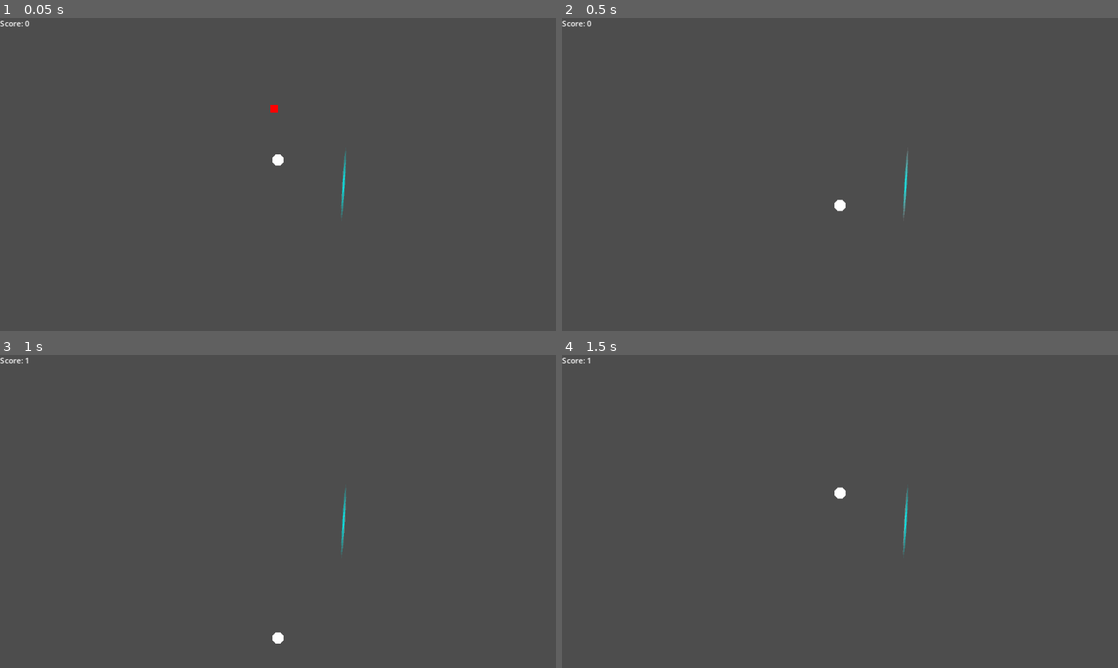
Above: before the commit, frames 1-4 (two rows, left to right).
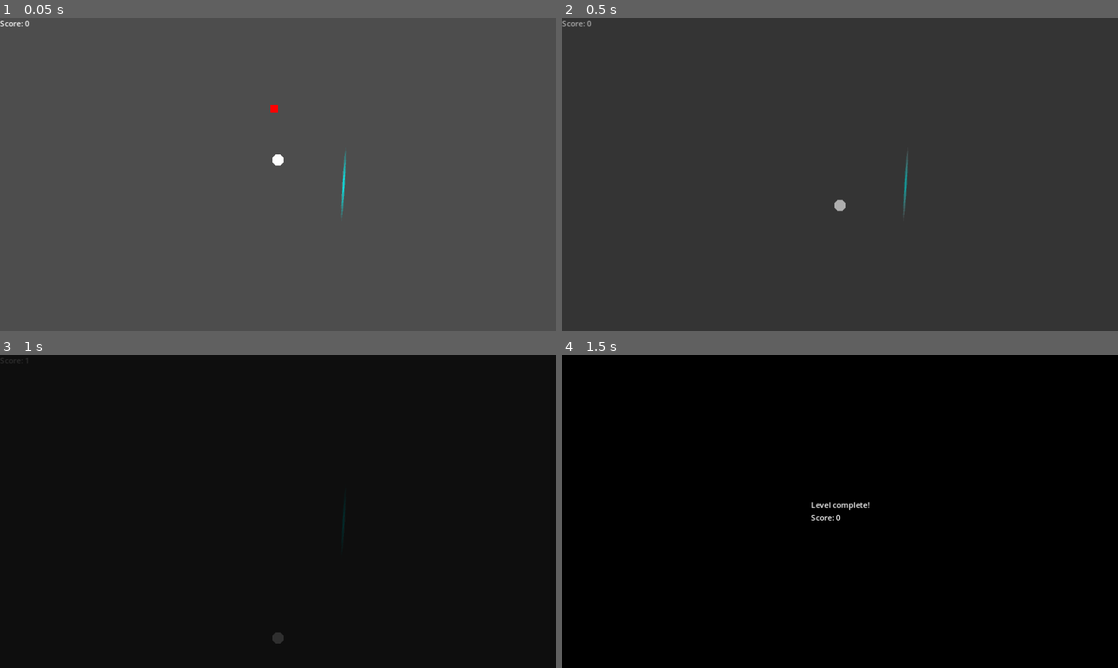
Above: after the commit, the same moments.

Repository: sparkworm/Jameplay2025
Game: Godot game, scene res://scenes/levels/test_level.tscn
Two runs of this game, one before a commit and one after it. Both use one fixed random seed, a clock stepped at 60 frames per second and the inputs below. This scene is started directly instead of the project's main scene. The engine's default icon, where the game draws it, is replaced by a stand-in: a white triangle on a blue panel in a dark square.
Inputs (mouse positions are in pixels of both pictures, inside the frame that each line leads up to):
- Up to frame 1 (0.05 s): no input
- Up to frame 2 (0.5 s): no input
- Up to frame 3 (1 s): move the mouse to (400, 495) at 0.52 s; right-click (400, 495) at 0.6 s
- Up to frame 4 (1.5 s): move the mouse to (728, 527) at 1.27 s; click (728, 527) at 1.35 s

Frame 1 is identical in both runs. In frame 2, 100% of the frame differs, in the area x 0-100%, y 0-100%; in frame 3, 100%; in frame 4, 100%.

Commit message:
Added level transition to show score

Diff:
--- a/scenes/parent/game_scene.gd
+++ b/scenes/parent/game_scene.gd
@@ -12,8 +12,12 @@
 	pass
 
 ## Creates exit fade or other effects, then calls a transition to the next level
-func exit_transition(next_level: Scenes.ID) -> void:
-	MessageBus.change_scene.emit(next_level)
+func exit_transition() -> void:
+	to_next_level()
+
+func to_next_level() -> void:
+	MessageBus.change_scene.emit(Scenes.level_after(scene_name))
+
 
 func reload_scene() -> void:
 	MessageBus.change_scene.emit(scene_name)
--- a/scenes/parent/level.gd
+++ b/scenes/parent/level.gd
@@ -11,16 +11,24 @@
 @onready var score_label: Label = %ScoreLabel
 @onready var ball: Ball = $Ball
 @onready var tiles: Tiles = $Tiles
+@onready var screen_fade: ColorRect = $LevelUI/LevelCompleteUI/ScreenFade
+@onready var level_complete_label: Label = $LevelUI/LevelCompleteUI/LevelCompleteLabel
+
 
 var last_barrier: PlayerBarrier
 var score: float = 0.0
 
 func _ready() -> void:
 	ball.obstacle_hit.connect(Callable(self, "hit_obstacle"))
-	tiles.tiles_cleared.connect(Callable(self, "level_end"))
+	tiles.tiles_cleared.connect(Callable(self, "exit_transition"))
 
-func level_end() -> void:
-	MessageBus.change_scene.emit(Scenes.level_after(scene_name))
+func exit_transition() -> void:
+	level_complete_label.text = str("Level complete!\nScore: ", floor(score))
+	var tween: Tween = get_tree().create_tween()
+	tween.tween_property(screen_fade, "color", Color(0,0,0,1), 1)
+	tween.tween_callback(Callable(level_complete_label, "show"))
+	tween.tween_interval(5.0)
+	tween.tween_callback(Callable(self, "to_next_level"))
 
 func _process(delta:float) -> void:
 	if Input.is_action_just_pressed("place_barrier"):
--- a/scenes/parent/level.tscn
+++ b/scenes/parent/level.tscn
@@ -99,3 +99,36 @@
 layout_mode = 0
 offset_right = 40.0
 offset_bottom = 23.0
+
+[node name="LevelCompleteUI" type="Control" parent="LevelUI"]
+layout_mode = 3
+anchors_preset = 15
+anchor_right = 1.0
+anchor_bottom = 1.0
+grow_horizontal = 2
+grow_vertical = 2
+
+[node name="ScreenFade" type="ColorRect" parent="LevelUI/LevelCompleteUI"]
+layout_mode = 1
+anchors_preset = 15
+anchor_right = 1.0
+anchor_bottom = 1.0
+grow_horizontal = 2
+grow_vertical = 2
+color = Color(0, 0, 0, 0)
+
+[node name="LevelCompleteLabel" type="Label" parent="LevelUI/LevelCompleteUI"]
+visible = false
+layout_mode = 1
+anchors_preset = 8
+anchor_left = 0.5
+anchor_top = 0.5
+anchor_right = 0.5
+anchor_bottom = 0.5
+offset_left = -58.5
+offset_top = -11.5
+offset_right = 58.5
+offset_bottom = 11.5
+grow_horizontal = 2
+grow_vertical = 2
+text = "Your score was"
